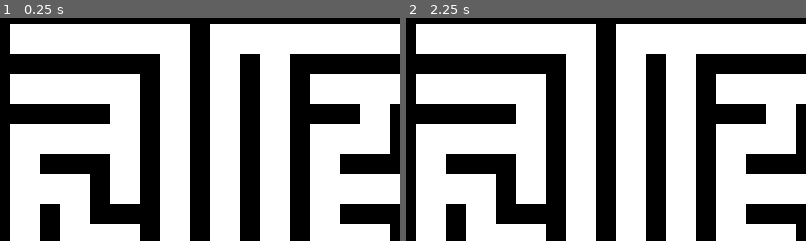
Above: before the commit, frames 1-2 (left to right).
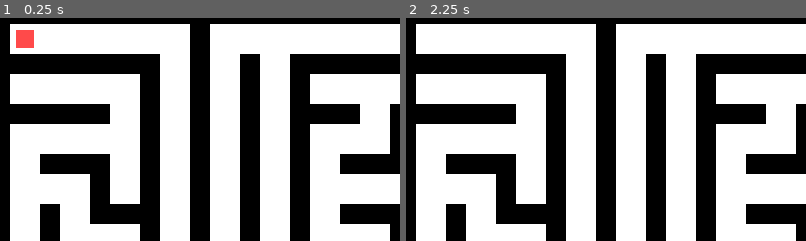
Above: after the commit, the same moments.

Repository: Skyvastern/command-pattern
Game: Godot game, scene res://CommandPattern/CommandPattern.tscn
The game is run twice, just before and just after one commit, with the same random seed, the same clock (stepped at 60 frames per second) and the same inputs.
Inputs:
- Up to frame 1 (0.25 s): no input
- Up to frame 2 (2.25 s): click "Undo" at 0.5 s; click "Redo" at 1.25 s; click "Up" at 2 s
The pictures show only the part of the screen within x 0-50%, y 0-50%; the shares and areas given below are measured in that part.

The runs differ from the first frame. In frame 1, 0.4% of the frame differs, in the area x 4-9%, y 5-14%; in frame 2, nothing differs.

Commit message:
Add player with basic movement

Diff:
--- a/CommandPattern/CommandPattern.tscn
+++ b/CommandPattern/CommandPattern.tscn
@@ -1,8 +1,10 @@
-[gd_scene load_steps=4 format=2]
+[gd_scene load_steps=6 format=2]
 
 [ext_resource path="res://addons/maze-generator-plugin/MazeGenerator.tscn" type="PackedScene" id=1]
 [ext_resource path="res://CommandPattern/CommandPattern.gd" type="Script" id=2]
-[ext_resource path="res://CommandPattern/Button.tscn" type="PackedScene" id=3]
+[ext_resource path="res://CommandPattern/NavigationBTN.tscn" type="PackedScene" id=3]
+[ext_resource path="res://CommandPattern/Player.tscn" type="PackedScene" id=4]
+[ext_resource path="res://CommandPattern/Button.tscn" type="PackedScene" id=5]
 
 [node name="CommandPattern" type="Node"]
 script = ExtResource( 2 )
@@ -13,21 +15,27 @@
 width = 16
 height = 7
 
-[node name="CanvasLayer" type="CanvasLayer" parent="."]
+[node name="Main" type="CanvasLayer" parent="."]
+
+[node name="Player" parent="Main" instance=ExtResource( 4 )]
+position = Vector2( 40, 40 )
+maze_gen_path = NodePath("../../MazeGenerator")
+
+[node name="UI" type="CanvasLayer" parent="."]
 layer = -1
 
-[node name="UI" type="Control" parent="CanvasLayer"]
+[node name="UI" type="Control" parent="UI"]
 anchor_top = 1.0
 anchor_right = 1.0
 anchor_bottom = 1.0
 margin_top = -160.0
 
-[node name="BG" type="ColorRect" parent="CanvasLayer/UI"]
+[node name="BG" type="ColorRect" parent="UI/UI"]
 anchor_right = 1.0
 anchor_bottom = 1.0
 color = Color( 0.156863, 0.156863, 0.156863, 1 )
 
-[node name="Buttons" type="HBoxContainer" parent="CanvasLayer/UI"]
+[node name="Buttons" type="HBoxContainer" parent="UI/UI"]
 anchor_top = 1.0
 anchor_right = 1.0
 anchor_bottom = 1.0
@@ -39,35 +47,35 @@
 "_edit_group_": true
 }
 
-[node name="Edit" type="VBoxContainer" parent="CanvasLayer/UI/Buttons"]
+[node name="Edit" type="VBoxContainer" parent="UI/UI/Buttons"]
 margin_left = 200.0
 margin_right = 587.0
 margin_bottom = 130.0
 alignment = 2
 
-[node name="R1" type="HBoxContainer" parent="CanvasLayer/UI/Buttons/Edit"]
+[node name="R1" type="HBoxContainer" parent="UI/UI/Buttons/Edit"]
 margin_top = 67.0
 margin_right = 387.0
 margin_bottom = 130.0
 
-[node name="New" parent="CanvasLayer/UI/Buttons/Edit/R1" instance=ExtResource( 3 )]
+[node name="New" parent="UI/UI/Buttons/Edit/R1" instance=ExtResource( 5 )]
 margin_right = 115.0
 margin_bottom = 63.0
 text = "New"
 
-[node name="Undo" parent="CanvasLayer/UI/Buttons/Edit/R1" instance=ExtResource( 3 )]
+[node name="Undo" parent="UI/UI/Buttons/Edit/R1" instance=ExtResource( 5 )]
 margin_left = 119.0
 margin_right = 253.0
 margin_bottom = 63.0
 text = "Undo"
 
-[node name="Redo" parent="CanvasLayer/UI/Buttons/Edit/R1" instance=ExtResource( 3 )]
+[node name="Redo" parent="UI/UI/Buttons/Edit/R1" instance=ExtResource( 5 )]
 margin_left = 257.0
 margin_right = 387.0
 margin_bottom = 63.0
 text = "Redo"
 
-[node name="Navigation" type="VBoxContainer" parent="CanvasLayer/UI/Buttons"]
+[node name="Navigation" type="VBoxContainer" parent="UI/UI/Buttons"]
 margin_left = 687.0
 margin_right = 1080.0
 margin_bottom = 130.0
@@ -76,36 +84,39 @@
 "_edit_group_": true
 }
 
-[node name="R1" type="HBoxContainer" parent="CanvasLayer/UI/Buttons/Navigation"]
+[node name="R1" type="HBoxContainer" parent="UI/UI/Buttons/Navigation"]
 margin_right = 393.0
 margin_bottom = 63.0
 alignment = 1
 
-[node name="Up" parent="CanvasLayer/UI/Buttons/Navigation/R1" instance=ExtResource( 3 )]
-margin_left = 159.0
-margin_right = 234.0
-margin_bottom = 63.0
+[node name="Up" parent="UI/UI/Buttons/Navigation/R1" instance=ExtResource( 3 )]
 text = "Up"
+dir = Vector2( 0, -1 )
+player_path = NodePath("../../../../../../Main/Player")
 
-[node name="R2" type="HBoxContainer" parent="CanvasLayer/UI/Buttons/Navigation"]
+[node name="R2" type="HBoxContainer" parent="UI/UI/Buttons/Navigation"]
 margin_top = 67.0
 margin_right = 393.0
 margin_bottom = 130.0
 alignment = 1
 
-[node name="Left" parent="CanvasLayer/UI/Buttons/Navigation/R2" instance=ExtResource( 3 )]
+[node name="Left" parent="UI/UI/Buttons/Navigation/R2" instance=ExtResource( 3 )]
+margin_left = 0.0
 margin_right = 105.0
-margin_bottom = 63.0
 text = "Left"
+dir = Vector2( -1, 0 )
+player_path = NodePath("../../../../../../Main/Player")
 
-[node name="Down" parent="CanvasLayer/UI/Buttons/Navigation/R2" instance=ExtResource( 3 )]
+[node name="Down" parent="UI/UI/Buttons/Navigation/R2" instance=ExtResource( 3 )]
 margin_left = 109.0
 margin_right = 255.0
-margin_bottom = 63.0
 text = "Down"
+dir = Vector2( 0, 1 )
+player_path = NodePath("../../../../../../Main/Player")
 
-[node name="Right" parent="CanvasLayer/UI/Buttons/Navigation/R2" instance=ExtResource( 3 )]
+[node name="Right" parent="UI/UI/Buttons/Navigation/R2" instance=ExtResource( 3 )]
 margin_left = 259.0
 margin_right = 393.0
-margin_bottom = 63.0
 text = "Right"
+dir = Vector2( 1, 0 )
+player_path = NodePath("../../../../../../Main/Player")
--- /dev/null
+++ b/CommandPattern/NavigationBTN.gd
@@ -0,0 +1,8 @@
+extends Button
+
+export var dir: Vector2
+export var player_path: NodePath
+onready var player: Player = get_node(player_path)
+
+func _on_NavigationBTN_pressed() -> void:
+	player.move(dir)
--- /dev/null
+++ b/CommandPattern/NavigationBTN.tscn
@@ -0,0 +1,19 @@
+[gd_scene load_steps=4 format=2]
+
+[ext_resource path="res://CommandPattern/Fonts/Ubuntu-Regular.ttf" type="DynamicFontData" id=1]
+[ext_resource path="res://CommandPattern/NavigationBTN.gd" type="Script" id=2]
+
+[sub_resource type="DynamicFont" id=1]
+size = 50
+use_filter = true
+font_data = ExtResource( 1 )
+
+[node name="NavigationBTN" type="Button"]
+margin_left = 159.0
+margin_right = 234.0
+margin_bottom = 63.0
+custom_fonts/font = SubResource( 1 )
+text = "Navigation"
+script = ExtResource( 2 )
+
+[connection signal="pressed" from="." to="." method="_on_NavigationBTN_pressed"]
--- /dev/null
+++ b/CommandPattern/Player.gd
@@ -0,0 +1,25 @@
+extends Node2D
+class_name Player
+
+export var maze_gen_path: NodePath
+onready var maze_gen: MazeGenerator = get_node(maze_gen_path)
+onready var distance: float = maze_gen.cell_size.x
+
+
+func _process(_delta: float) -> void:
+    var dir: Vector2
+
+    if Input.is_action_just_pressed("ui_up"):
+        dir = Vector2(0, -1)
+    if Input.is_action_just_pressed("ui_down"):
+        dir = Vector2(0, 1)
+    if Input.is_action_just_pressed("ui_right"):
+        dir = Vector2(1, 0)
+    if Input.is_action_just_pressed("ui_left"):
+        dir = Vector2(-1, 0)
+
+    move(dir)
+
+
+func move(dir: Vector2) -> void:
+    position += dir * distance
--- /dev/null
+++ b/CommandPattern/Player.tscn
@@ -0,0 +1,11 @@
+[gd_scene load_steps=3 format=2]
+
+[ext_resource path="res://CommandPattern/Textures/Player.png" type="Texture" id=1]
+[ext_resource path="res://CommandPattern/Player.gd" type="Script" id=2]
+
+[node name="Player" type="Node2D"]
+script = ExtResource( 2 )
+
+[node name="Sprite" type="Sprite" parent="."]
+modulate = Color( 1, 0.294118, 0.294118, 1 )
+texture = ExtResource( 1 )
--- a/project.godot
+++ b/project.godot
@@ -13,9 +13,15 @@
 "class": "MazeGenerator",
 "language": "GDScript",
 "path": "res://addons/maze-generator-plugin/MazeGenerator.gd"
+}, {
+"base": "Node2D",
+"class": "Player",
+"language": "GDScript",
+"path": "res://CommandPattern/Player.gd"
 } ]
 _global_script_class_icons={
-"MazeGenerator": ""
+"MazeGenerator": "",
+"Player": ""
 }
 
 [application]
Binary file added: CommandPattern/Textures/Player.png
Not shown, added: CommandPattern/Textures/Player.png.import
